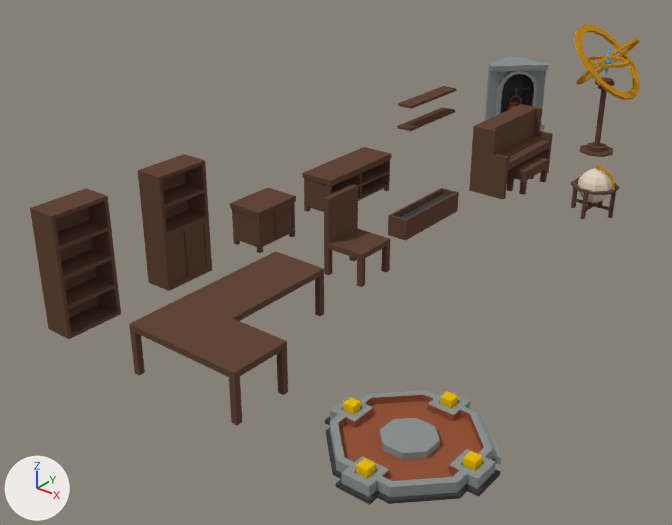
The Blender file Interior/interior_furnitures.blend, before and after one commit.
One viewpoint serves both versions: a 50 mm lens placed at (4.2, -13.95, 7.14), pointed at (-5.1, -2.33, -0.06). Every picture has the same lights, and +X, +Y and +Z are marked at lower left.

Names of what the first picture shows: 'Bookshelf_0.5x1x2', 'Cabinet_0.5x1x2', 'Cabinet_1x1x1', 'Chair_1x1x1.5', 'Crystal_2x2x3', 'Desk_2x3x1', 'FirePlace_1.3x1.3x1.6', 'Globe_1x1x1', 'Piano_2x1x2', 'PlantBase_2x0.5x1', 'Portal_2x2x1', 'Shelf_2x1x1'.
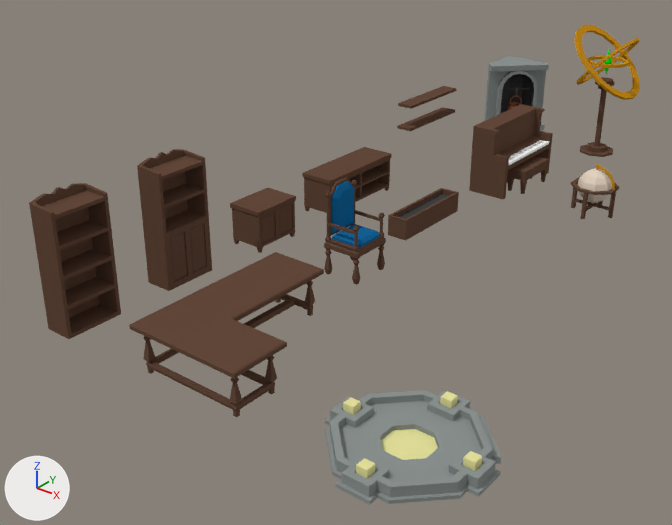
Where the change shows, as pixel boxes [x1, y1, x2, y2] in the pictures (672 x 525 px; the box of a moved part takes in the faces that stretch with it):
'Portal_2x2x1', recoloured, reshaped (brown to grey)
    both: [325, 390, 501, 505]
'Desk_2x3x1', reshaped
    before: [129, 251, 324, 425]
    after: [129, 252, 324, 417]
'Bookshelf_0.5x1x2', reshaped
    before: [30, 188, 121, 339]
    after: [29, 183, 121, 339]
'Cabinet_0.5x1x2', reshaped
    before: [138, 154, 212, 291]
    after: [137, 149, 212, 291]
'Chair_1x1x1.5', reshaped
    before: [324, 184, 390, 287]
    after: [324, 178, 386, 285]
part 1 of me_bookshelf_0_5x1x2_a, added (brown)
    after: [29, 183, 108, 216]
part 2 of me_cabinet_0_5x1x2_a, added (brown)
    after: [137, 149, 205, 177]
part 3 of me_piano_2x1x2_a, added
    after: [493, 131, 553, 167]
part 4 of me_piano_2x1x2_a, moved or reshaped
    both: [530, 168, 548, 182]
part 5 of me_piano_2x1x2_a, moved or reshaped
    before: [507, 177, 527, 195]
    after: [507, 177, 527, 194]
part 6 of me_desk_2x3x1_a, added (brown)
    after: [143, 280, 315, 417]
part 7 of me_desk_2x3x1_a, moved or reshaped
    before: [129, 251, 324, 425]
    after: [129, 252, 324, 379]
part 8 of me_chair_1x1x1_5_a, added
    after: [328, 223, 360, 250]
part 9 of me_chair_1x1x1_5_a, added
    after: [354, 210, 385, 236]
part 10 of me_chair_1x1x1_5_a, built on
    before: [324, 184, 390, 287]
    after: [324, 178, 386, 285]
part 11 of me_portal_2x2x1_a, moved or reshaped
    before: [380, 418, 440, 460]
    after: [380, 424, 439, 460]
part 12 of me_portal_2x2x1_a, recoloured (black to grey)
    both: [325, 409, 501, 505]
part 13 of me_portal_2x2x1_a, recoloured (brown to grey)
    both: [338, 395, 484, 481]

The change, as a diff of the scene's bpy script:
```diff
--- a/Interior/interior_furnitures.blend.py
+++ b/Interior/interior_furnitures.blend.py
@@ mat_glowyellow @@
 mat_glowyellow = diffuse_material('GlowYellow')
-mat_glowyellow.base_color = (0.8, 0.502, 0.0)  # yellow #e7bc00
+mat_glowyellow.base_color = (0.8, 0.771, 0.34)  # beige #e7e39e
@@ me_bookshelf_0_5x1x2_a @@
-me_bookshelf_0_5x1x2_a.from_pydata(...)  # 50 vertices, 45 faces; spans x 0.0..0.5, y 0.0..1.0, z 0.0..2.0
+me_bookshelf_0_5x1x2_a.from_pydata(...)  # 82 vertices, 67 faces; spans x 0.0..0.5, y 0.0..1.0, z 0.0..2.17
+# me_bookshelf_0_5x1x2_a part 1: 32 vertices added at x 0.0..0.5, y 0.0..1.0, z 2.0..2.17
 me_bookshelf_0_5x1x2_a.materials.append(mat_wood)
@@ me_cabinet_0_5x1x2_a @@
-me_cabinet_0_5x1x2_a.from_pydata(...)  # 58 vertices, 54 faces; spans x 0.0..0.5, y 0.0..1.0, z 0.0..2.0
+me_cabinet_0_5x1x2_a.from_pydata(...)  # 98 vertices, 84 faces; spans x 0.0..0.5, y 0.0..1.0, z 0.0..2.17
+# me_cabinet_0_5x1x2_a part 2: 32 vertices added at x 0.0..0.5, y 0.0..1.0, z 2.0..2.17
 me_cabinet_0_5x1x2_a.materials.append(mat_wood)
@@ me_piano_2x1x2_a @@
 # used by ob_piano_2x1x2; location = (-5.0, 4.0, 0.0); rotation_euler = (0.0, 0.0, -1.571), in degrees (0, 0, -90)
-me_piano_2x1x2_a.from_pydata(...)  # 108 vertices, 93 faces; spans x 0.0..2.0, y 0.0..1.0, z 0.0..1.4
+me_piano_2x1x2_a.from_pydata(...)  # 289 vertices, 216 faces; spans x 0.0..2.0, y 0.0..1.0, z 0.0..1.4
+# me_piano_2x1x2_a part 3: 157 vertices added at x 0.0..2.0, y 0.6..0.8, z 0.75..0.91
+# me_piano_2x1x2_a part 4: 8 vertices removed from x 0.5..0.6, y 0.6..1.0, z 0.0; 16 vertices added at x 0.5..0.6, y 0.6..1.0, z 0.0..0.25
+# me_piano_2x1x2_a part 5: 8 vertices removed from x 1.4..1.5, y 0.6..1.0, z 0.0; 16 vertices added at x 1.4..1.5, y 0.6..1.0, z 0.0..0.25
 me_piano_2x1x2_a.materials.append(mat_wood)
+me_piano_2x1x2_a.materials.append(mat_white)  # white #ffffff
+me_piano_2x1x2_a.materials.append(mat_black)  # black #111111
@@ me_desk_2x3x1_a @@
-me_desk_2x3x1_a.from_pydata(...)  # 96 vertices, 78 faces; spans x 0.0..2.0, y 0.0..3.0, z 0.0..0.8
+me_desk_2x3x1_a.from_pydata(...)  # 404 vertices, 382 faces; spans x 0.0..2.0, y 0.0..3.0, z 0.0..0.8
+# me_desk_2x3x1_a part 6: a new loose piece of 264 vertices spanning x 0.1..1.9, y 0.1..2.91, z 0.0..0.65, in mat_wood (brown #64493b)
+# me_desk_2x3x1_a part 7: 74 vertices removed from x 0.0..2.0, y 0.0..3.0, z 0.0..0.8; 118 vertices added at x 0.0..2.0, y 0.0..3.0, z 0.65..0.8
 me_desk_2x3x1_a.materials.append(mat_wood)
@@ me_chair_1x1x1_5_a @@
-me_chair_1x1x1_5_a.from_pydata(...)  # 42 vertices, 39 faces; spans x 0.1..0.9, y 0.1..0.9, z 0.0..1.4
+me_chair_1x1x1_5_a.from_pydata(...)  # 270 vertices, 266 faces; spans x 0.1..0.8, y 0.1..0.9, z 0.0..1.6
+# me_chair_1x1x1_5_a part 8: a new loose piece of 28 vertices spanning x 0.169..0.78, y 0.11..0.19, z 0.65..1.05, in mat_wood (brown #64493b)
+# me_chair_1x1x1_5_a part 9: a new loose piece of 28 vertices spanning x 0.169..0.78, y 0.81..0.89, z 0.65..1.05, in mat_wood (brown #64493b)
+# me_chair_1x1x1_5_a part 10: 30 vertices removed from x 0.1..0.9, y 0.1..0.9, z 0.0..1.4; 202 vertices added at x 0.1..0.8, y 0.1..0.9, z 0.0..1.6
 me_chair_1x1x1_5_a.materials.append(mat_wood)
+me_chair_1x1x1_5_a.materials.append(mat_blue)  # blue #16679c
@@ me_portal_2x2x1_a @@
 me_portal_2x2x1_a.from_pydata(...)  # 308 vertices, 286 faces, 13 loose edges; spans x -1.15..1.15, y -1.15..1.15, z 0.0..0.3
+# me_portal_2x2x1_a part 11: all 9 vertices in x -0.35..0.35, y -0.35..0.35, z 0.2 are moved by (0.0, 0.0, -0.17)
+# me_portal_2x2x1_a part 12: all 46 faces that had it switch from mat_stonedark (black #444344) to mat_stone (grey #8c9391)
+# me_portal_2x2x1_a part 13: all 32 faces that had it switch from mat_cooper (brown #96573b) to mat_stone (grey #8c9391)
 me_portal_2x2x1_a.materials.append(mat_glowyellow)
+me_portal_2x2x1_a.materials.append(mat_glowyellow)
```
